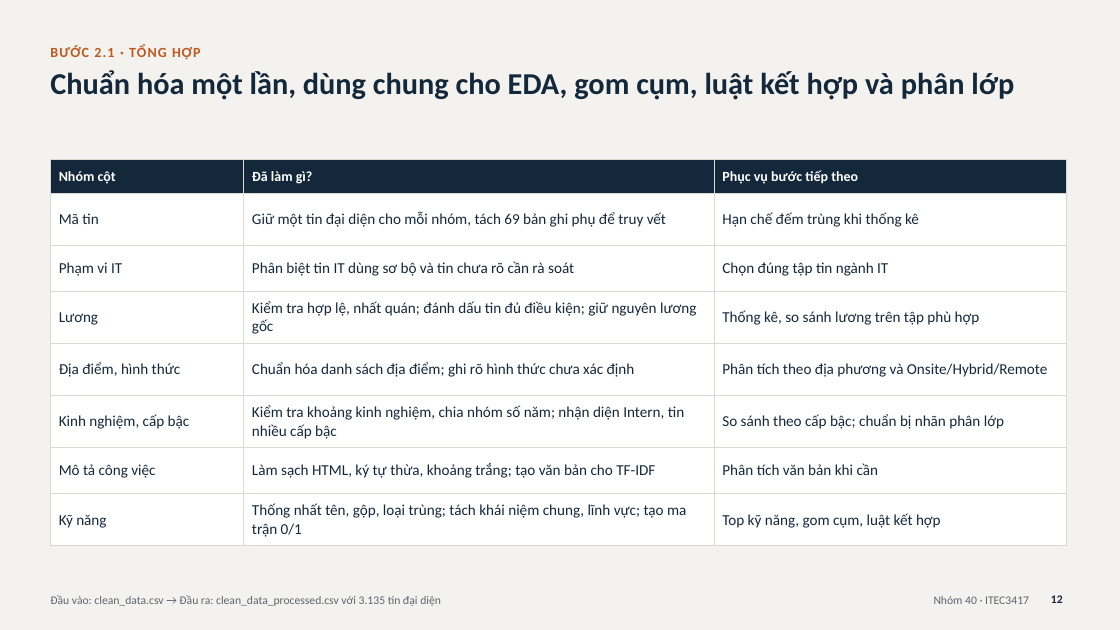
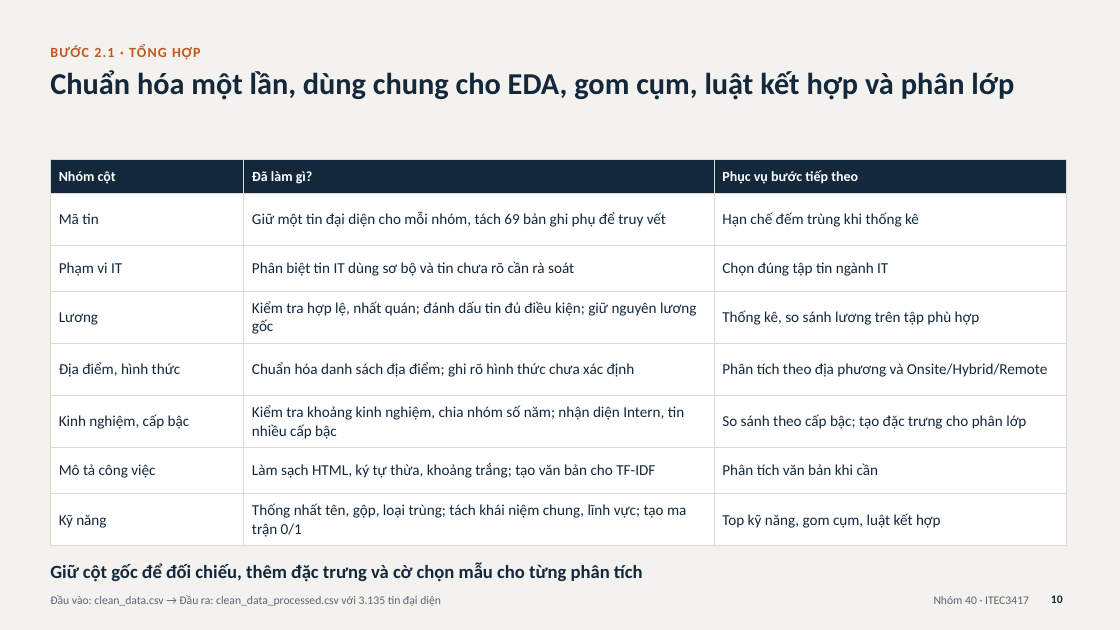
Before and after one commit to Tuan-Nguyen-176/vietnam-it-job-market-analysis, a slide deck: slide 10 of slide thuyet trinh/Nhom40_SlideThuyetTrinh.pptx (slide 12 before the commit). Drawn at 1120x630 pixels with LibreOffice and Linux fonts; fonts in the diff are those of the drawing. Boxes give left, top, right and bottom in pixels: in the first picture for what was removed or moved away, otherwise in the second. Text is boxed around its words. In the diff, an @@ line names an element or a change of style, - is before the commit and + after.

```diff
--- a/slide thuyet trinh/Nhom40_SlideThuyetTrinh.pptx
+++ b/slide thuyet trinh/Nhom40_SlideThuyetTrinh.pptx
@@ table at bbox=[50, 160, 1067, 546] @@
-row 6, column 3: So sánh theo cấp bậc; chuẩn bị nhãn phân lớp
+row 6, column 3: So sánh theo cấp bậc; tạo đặc trưng cho phân lớp
@@ text added at bbox=[50, 563, 643, 582], 16 pt, text #14283C, bold @@
+Giữ cột gốc để đối chiếu, thêm đặc trưng và cờ chọn mẫu cho từng phân tích
@@ page number at bbox=[1051, 595, 1063, 603]: text changed @@
-12
+10
```
Also in this commit, not shown: 2 other slides changed, 1 slide removed.
